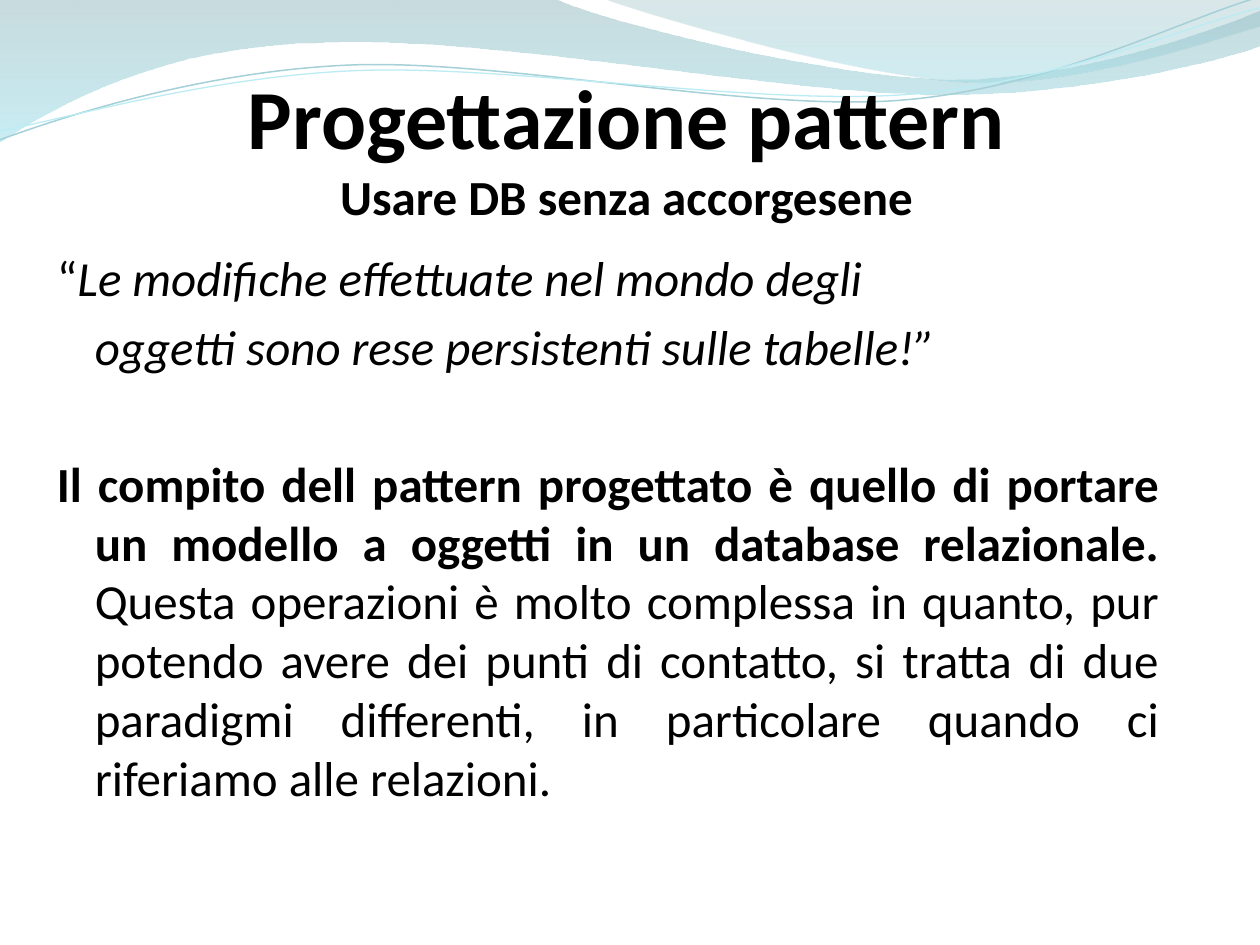
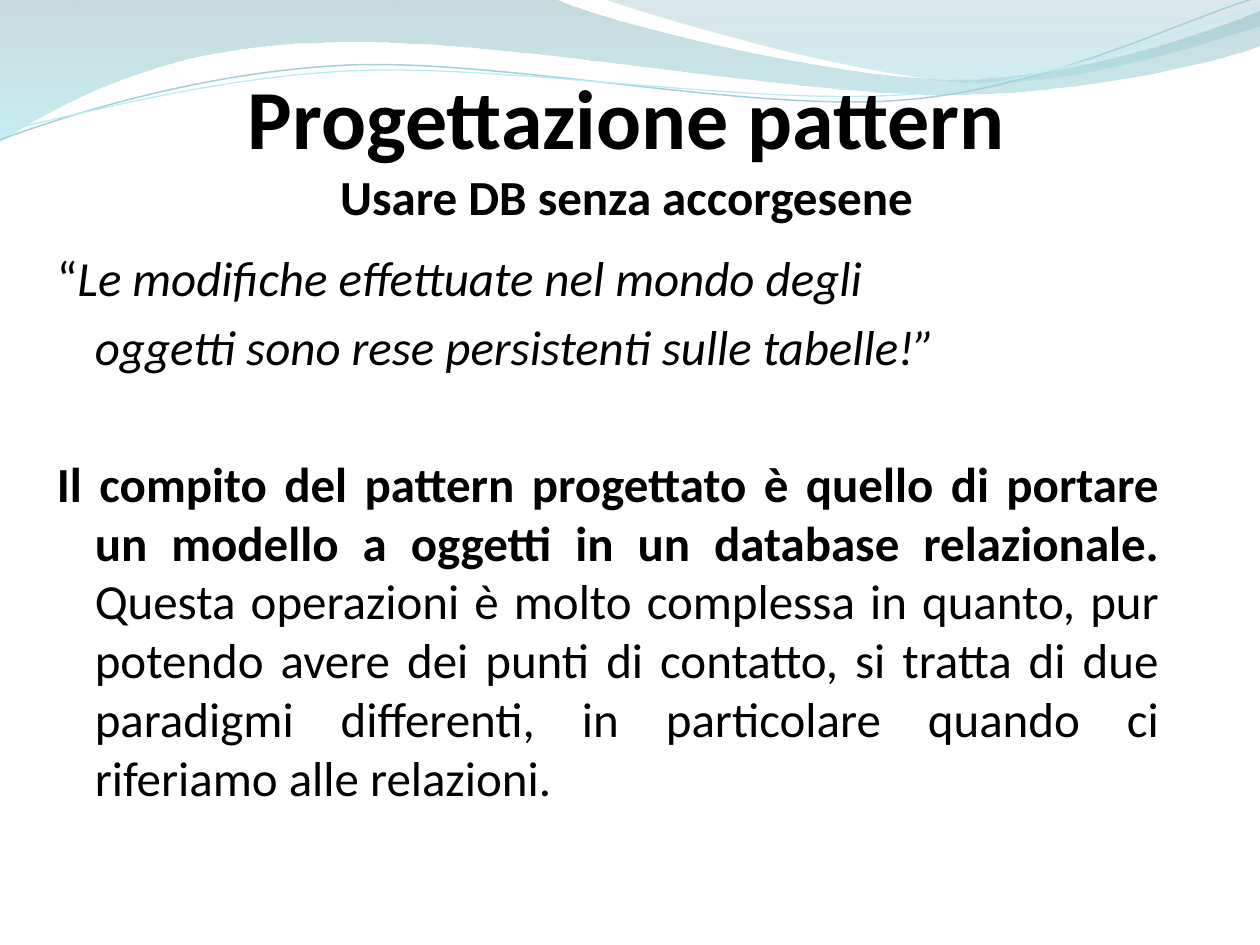
Before and after one commit to ammirate/at-silo, a slide deck: slide 6 of Presentazione/Atsilo1/Scafuro/[BOZZA] Presentazione framework.pptx. Drawn at 1260x945 pixels with LibreOffice and Linux fonts; fonts in the diff are those of the drawing. Boxes give left, top, right and bottom in pixels: in the first picture for what was removed or moved away, otherwise in the second. Text is boxed around its words. In the diff, an @@ line names an element or a change of style, - is before the commit and + after.

```diff
--- a/Presentazione/Atsilo1/Scafuro/[BOZZA] Presentazione framework.pptx
+++ b/Presentazione/Atsilo1/Scafuro/[BOZZA] Presentazione framework.pptx
@@ text at (57,467,1159,797): text changed @@
-Il compito dell pattern progettato è quello di portare un modello a oggetti in un database relazionale. Questa operazioni è molto complessa in quanto, pur potendo avere dei punti di contatto, si tratta di due paradigmi differenti, in particolare quando ci riferiamo alle relazioni.
+Il compito del pattern progettato è quello di portare un modello a oggetti in un database relazionale. Questa operazioni è molto complessa in quanto, pur potendo avere dei punti di contatto, si tratta di due paradigmi differenti, in particolare quando ci riferiamo alle relazioni.
```
Also in this commit, not shown: 5 other slides changed, 4 slides added, 1 slide removed.
